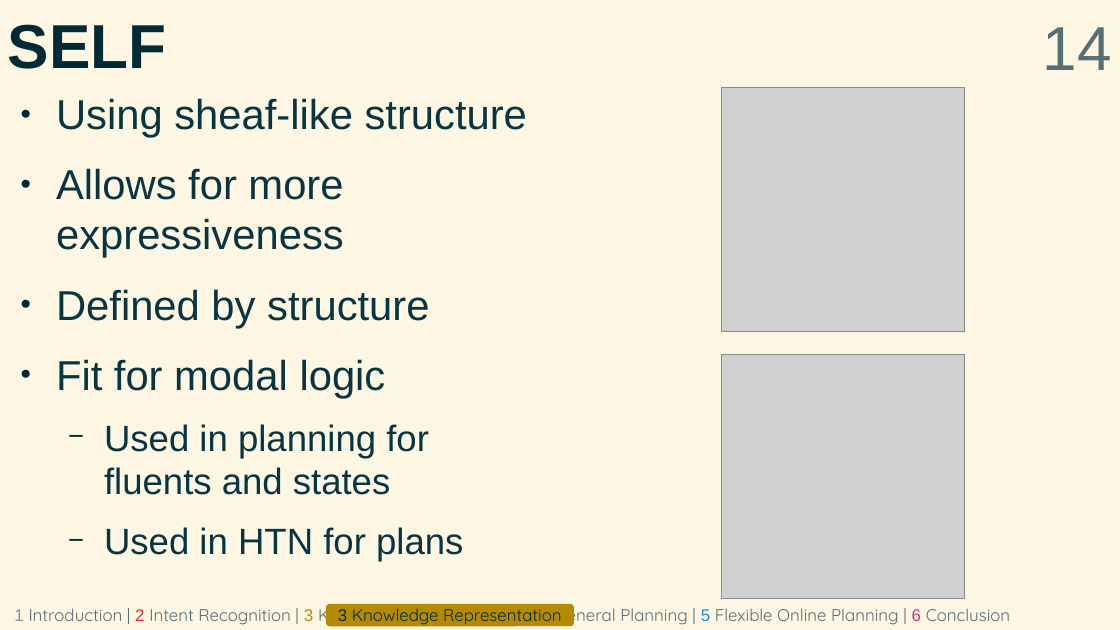
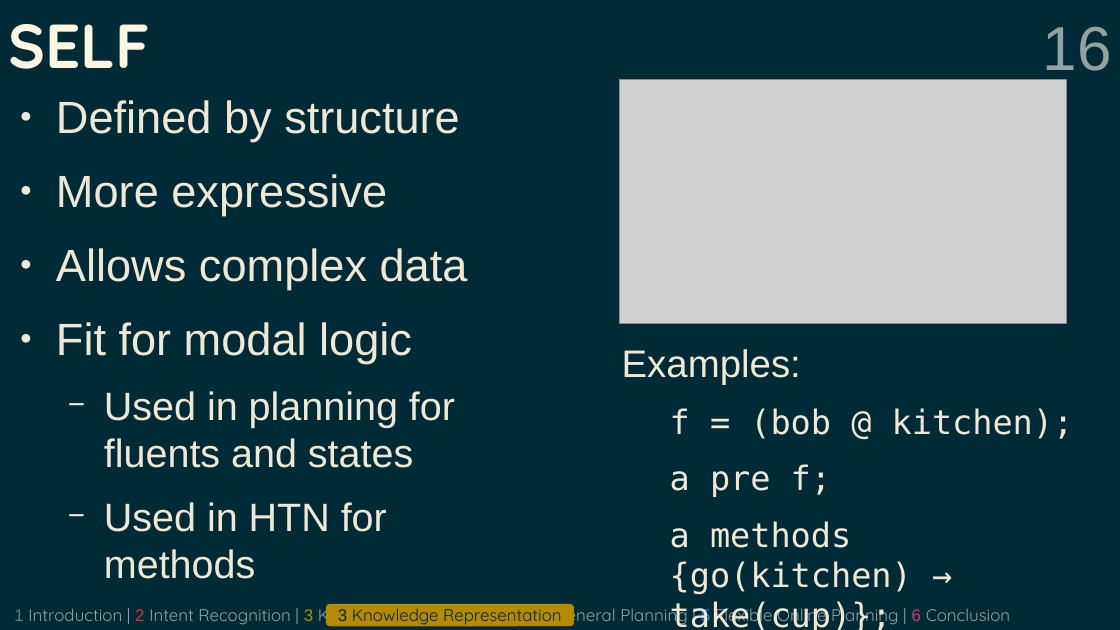
Before and after one commit to grea09/gennio, a slide deck: slide 16 of doc/defense.odp (slide 14 before the commit). Drawn at 1120x630 pixels with LibreOffice and Linux fonts; fonts in the diff are those of the drawing; grey boxes stand for pictures. Boxes give left, top, right and bottom in pixels: in the first picture for what was removed or moved away, otherwise in the second. Text is boxed around its words. In the diff, an @@ line names an element or a change of style, - is before the commit and + after.

```diff
--- a/doc/defense.odp
+++ b/doc/defense.odp
@@ background #FDF6E3 to #002B36 @@
@@ title "SELF" at (8, 24, 150, 69): font Arial to Quicksand, text colour #002B36 to #FDF6E3 @@
@@ page number at (1043, 26, 1112, 81): text changed; text colour #586E75 to #93A1A1 @@
-14
+16
@@ picture: place and size @@
-picture at (722, 88, 966, 332)
+picture at (620, 80, 1067, 324)
@@ text at (56, 98, 527, 258): paragraphs removed @@
-● Using sheaf-like structure
-● Allows for more expressiveness
@@ text at (56, 100, 460, 468): size 29.6 to 32 pt in "Defined by structure", "Fit for modal logic"; text colour #073642 to #EEE8D5 in "Defined by structure", "Fit for modal logic", "Used in planning for fluents and states"; size 25.9 to 28 pt in "Used in planning for fluents and states"; bullet colour #002B36 to #EEE8D5 @@
@@ text at (56, 174, 468, 290): paragraphs added @@
+● More expressive
+● Allows complex data
@@ text added at (622, 349, 1074, 630), 23.8 pt, text #EEE8D5 @@
+● Examples:
+  f = (bob @ kitchen);
+  a pre f;
+  a methods
+  {go(kitchen) → take(cup)};
@@ picture removed at (722, 355, 966, 599) @@
@@ text at (104, 502, 387, 579): text changed; size 25.9 to 28 pt; text colour #073642 to #EEE8D5 @@
-  − Used in HTN for plans
+  − Used in HTN for methods
@@ text "1 Introduction | 2 Intent ..." at (14, 603, 1010, 626): text colour #839496 to #657B83 in "1"; text colour #586E75 to #93A1A1 @@
```
Also in this commit, not shown: 4 other slides changed, 3 slides added, 2 slides removed, 2 other files.
